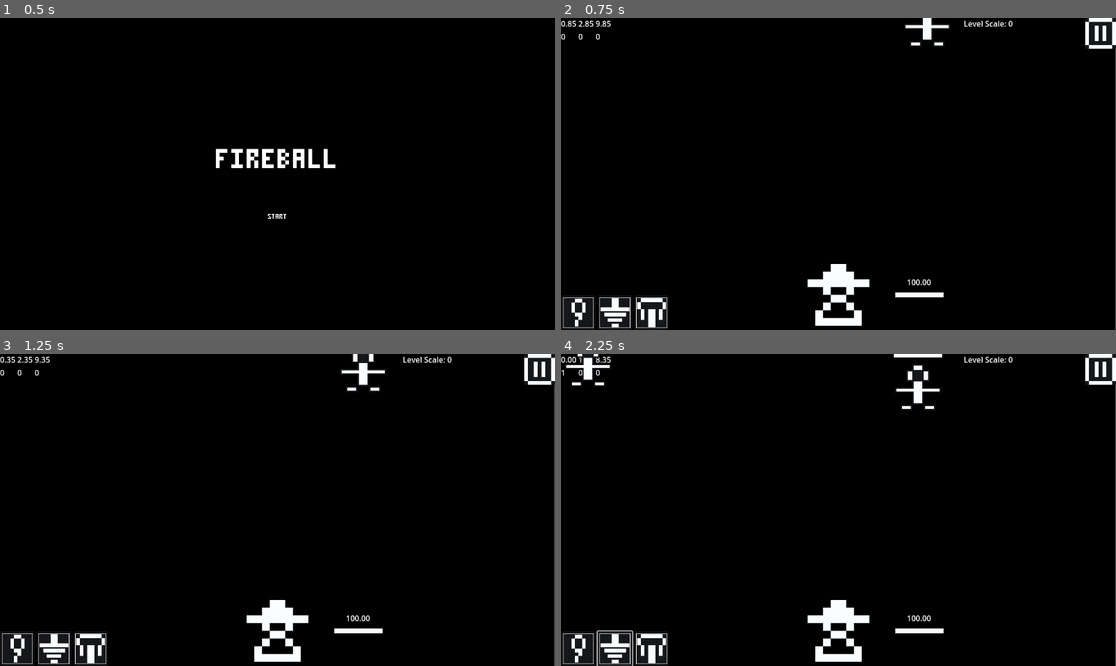
Above: before the commit, frames 1-4 (two rows, left to right).
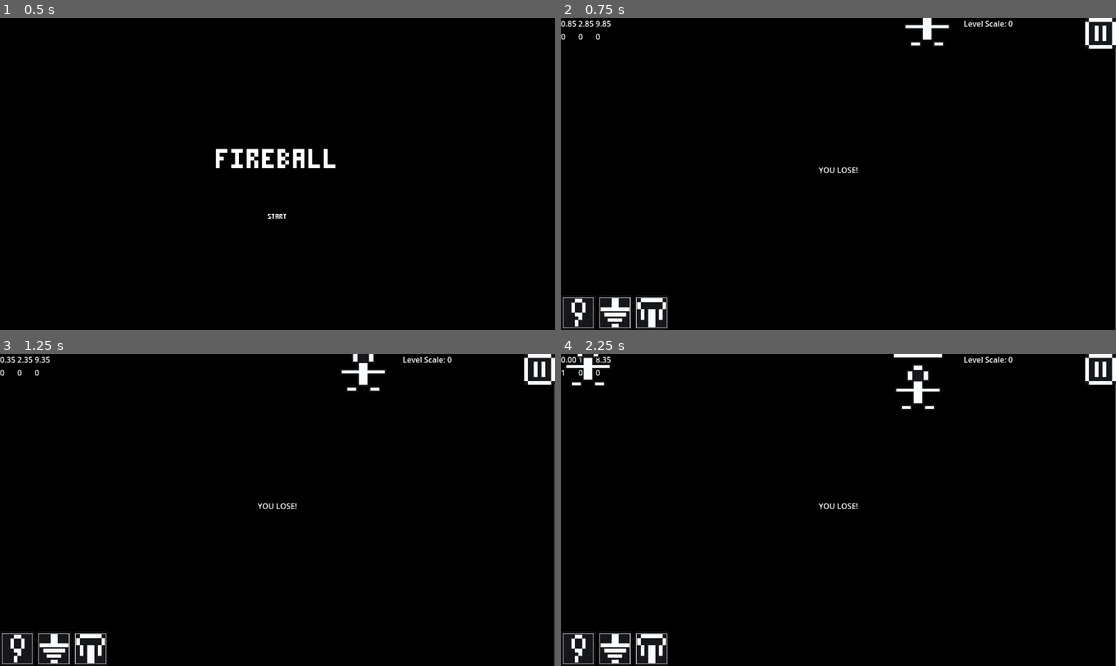
Above: after the commit, the same moments.

Repository: ThomasApplewhite/FIREBALL-Prototype
Game: Godot game, scene res://Source/GameScenes/MainMenu.tscn
Two runs of this game, one before a commit and one after it. Both use one fixed random seed, a clock stepped at 60 frames per second and the inputs below.
Inputs (mouse positions are in pixels of both pictures, inside the frame that each line leads up to):
- Up to frame 1 (0.5 s): no input
- Up to frame 2 (0.75 s): click "[center]START[/center]" at 0.5 s
- Up to frame 3 (1.25 s): no input
- Up to frame 4 (2.25 s): click (577, 647) at 1.27 s; click (616, 647) at 2.02 s

Frame 1 is identical in both runs. In frame 2, 1.3% of the frame differs, in the area x 44-69%, y 47-99%; in frame 3, 1.3%; in frame 4, 1.4%, in the area x 6-69%, y 47-100%.

Commit message:
Added Health Cap and Regen buffing
Also fixed spelling errors in PlayerBuffCounter and added a startup signal connection function to GameState

Diff:
--- a/Source/Functionality/game_state.gd
+++ b/Source/Functionality/game_state.gd
@@ -41,8 +41,7 @@
 
 # Called when the node enters the scene tree for the first time.
 func _ready():
-	var player_health = player.get_node(^"HealthCounter")
-	player_health.health_depleted.connect(_on_player_death)
+	connect_startup_signals()
 	# bind an event to parent ready to start the enemy spawner and also set its group name
 	get_parent().ready.connect(begin_level)
 
@@ -51,6 +50,12 @@
 
 	if show_debug_info:
 		$DebugControl.visible = true
+
+
+func connect_startup_signals():
+	#var player_health =
+	player.get_node(^"HealthCounter").health_depleted.connect(_on_player_death)
+	level_started.connect(player.get_node(^"PlayerFunctionality").apply_player_health_multipliers)
 
 func begin_level():
 	player.visible = true
--- a/Source/Functionality/player_buff_counter.gd
+++ b/Source/Functionality/player_buff_counter.gd
@@ -14,6 +14,16 @@
 
 @export
 var buff_data : BuffData
+@export
+var add_startup_buffs : bool
+@export
+var startup_damage : int
+@export
+var startup_cooldown : int
+@export
+var startup_health_cap : int
+@export
+var startup_health_regen : int
 
 var buff_counts = {
 	BuffMultiplierType.DAMAGE : 0,
@@ -48,6 +58,14 @@
 func _ready():
 	add_to_group(buff_counter_group_name)
 
+	if add_startup_buffs:
+		buff_counts = {
+			BuffMultiplierType.DAMAGE : startup_damage,
+			BuffMultiplierType.COOLDOWN : startup_cooldown,
+			BuffMultiplierType.HEALTH_CAP : startup_health_cap,
+			BuffMultiplierType.HEALTH_REGEN : startup_health_regen
+		}
+
 
 func increment_buff(buff_type : BuffMultiplierType):
 	buff_counts[buff_type] += 1
@@ -70,13 +88,13 @@
 			buff_mult_inc = buff_data.damage_mult_inc
 			buff_mult_cap = buff_data.damage_mult_cap
 		BuffMultiplierType.COOLDOWN:
-			buff_mult_inc = buff_data.cooldown_mult_int
-			buff_mult_cap = buff_data.cooldown_mult_cap
+			buff_mult_inc = buff_data.cooldown_mult_inc
+			buff_mult_cap = buff_data.cooldown_mult_capc
 		BuffMultiplierType.HEALTH_CAP:
-			buff_mult_inc = buff_data.healthcap_mult_int
+			buff_mult_inc = buff_data.healthcap_mult_inc
 			buff_mult_cap = buff_data.healthcap_mult_cap
 		BuffMultiplierType.HEALTH_REGEN:
-			buff_mult_inc = buff_data.healthregen_mult_int
+			buff_mult_inc = buff_data.healthregen_mult_inc
 			buff_mult_cap = buff_data.healthregen_mult_cap
 		_:
 			push_error("Invalid Buff Type given for PlayerBuffCounter.get_buff_multiplier")
--- a/Source/Player/player.tscn
+++ b/Source/Player/player.tscn
@@ -18,9 +18,11 @@
 [node name="CollisionShape2D" type="CollisionShape2D" parent="."]
 shape = SubResource("RectangleShape2D_y4rvp")
 
-[node name="PlayerFunctionality" parent="." node_paths=PackedStringArray("spell_spawn_point", "spell_provider") instance=ExtResource("2_4gyl4")]
+[node name="PlayerFunctionality" parent="." node_paths=PackedStringArray("spell_spawn_point", "spell_provider", "player_health", "player_regen") instance=ExtResource("2_4gyl4")]
 spell_spawn_point = NodePath("../SpellSpawnPoint")
 spell_provider = NodePath("../SpellProvider")
+player_health = NodePath("../HealthCounter")
+player_regen = NodePath("../HealthRegenerator")
 
 [node name="SpellSpawnPoint" type="Node2D" parent="."]
 position = Vector2(0, -85)
--- a/Source/Player/player_functionality.gd
+++ b/Source/Player/player_functionality.gd
@@ -2,13 +2,15 @@
 
 @export
 var spell_spawn_point : Node2D
-
 @export
 var spell_func_path = ^"SpellFuncationality"
-
 # This will be some other type once I make the thing that picks the spells
 @export
 var spell_provider : Node
+@export
+var player_health : Node
+@export
+var player_regen : Node
 
 
 # If this stops working, make sure all created Controls in play scenes are
@@ -19,6 +21,14 @@
 	# Any other screen touch not consumed by a UI feature is a spell cast
 	if event is InputEventScreenTouch and event.is_pressed():
 		cast_spell(event.position)
+
+
+func apply_player_health_multipliers(game_state : Node):
+	var buffs = game_state.buff_counter
+	var new_health = player_health.max_health * buffs.get_buff_multiplier(PlayerBuffCounter.BuffMultiplierType.HEALTH_CAP)
+	var new_regen = player_regen.regen_amount * buffs.get_buff_multiplier(PlayerBuffCounter.BuffMultiplierType.HEALTH_REGEN)
+	player_health.set_max_health(new_health)
+	player_regen.regen_amount = new_regen
 
 func cast_spell(screen_touch_position : Vector2):
 	var spell_instance = spell_provider.cast_selected_spell()
Not shown, changed: Docs/Home/DevelopmentDocs/ProgressionDevelopment.txt
